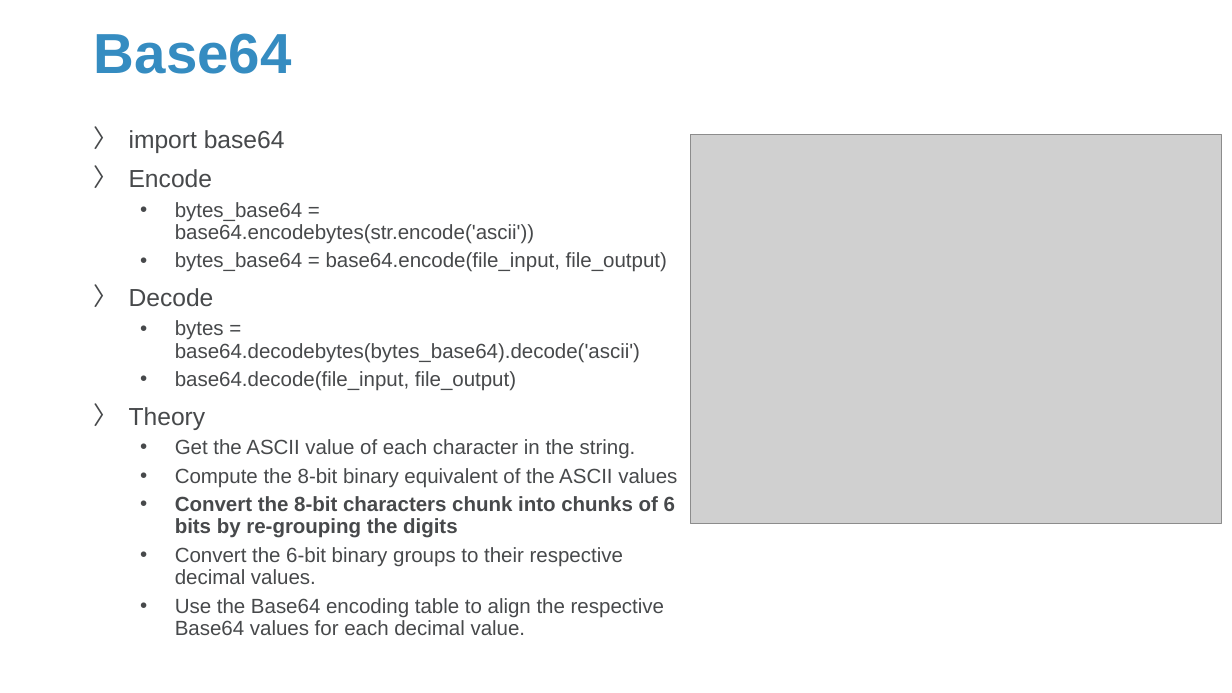
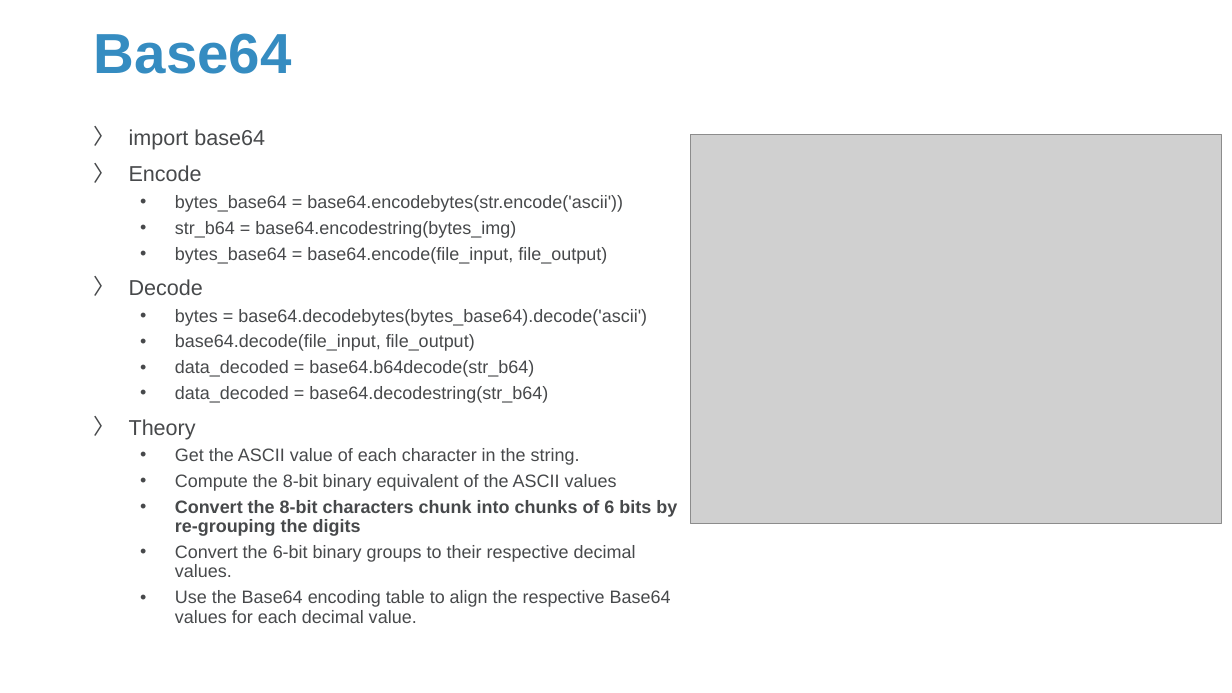
Before and after one commit to Sparks-Lu/TechNotes, a slide deck: slide 44 of Python/Python-Notes.pptx (slide 45 before the commit). Drawn at 1232x693 pixels with LibreOffice and Linux fonts; fonts in the diff are those of the drawing; grey boxes stand for pictures; background and template pictures are left out. Boxes give left, top, right and bottom in pixels: in the first picture for what was removed or moved away, otherwise in the second. Text is boxed around its words. In the diff, an @@ line names an element or a change of style, - is before the commit and + after.

```diff
--- a/Python/Python-Notes.pptx
+++ b/Python/Python-Notes.pptx
@@ text at [129, 129, 677, 623]: size 19.2 to 16.8 pt in "import base64", "Encode", "Decode", "Theory"; size 16 to 14 pt in "bytes_base64 = base64.encodebytes(str.encode('ascii'))", "bytes_base64 = base64.encode(file_input, file_output)", "bytes = base64.decodebytes(bytes_base64).decode('ascii')", "base64.decode(file_input, file_output)" and 5 more places @@
@@ text at [175, 221, 516, 238]: paragraph added @@
+  • str_b64 = base64.encodestring(bytes_img)
@@ text at [175, 360, 548, 403]: paragraphs added @@
+  • data_decoded = base64.b64decode(str_b64)
+  • data_decoded = base64.decodestring(str_b64)
```
Also in this commit, not shown: 13 other slides changed, 12 slides added, 23 other files.
